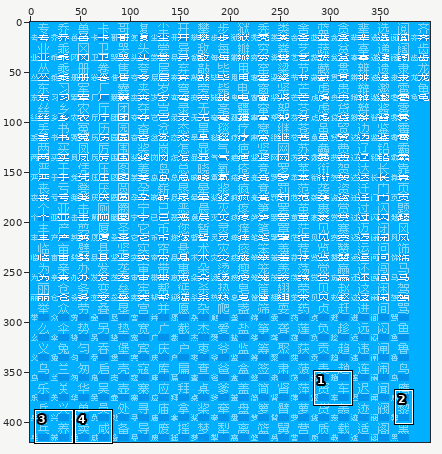
File history of a pixel-art file, Data/核心笑传之抄抄表——《现代汉语常用字表》常用字部分.ase. Above, an overview of the earlier version with the close-up marked.
Close-up. First the earlier version:
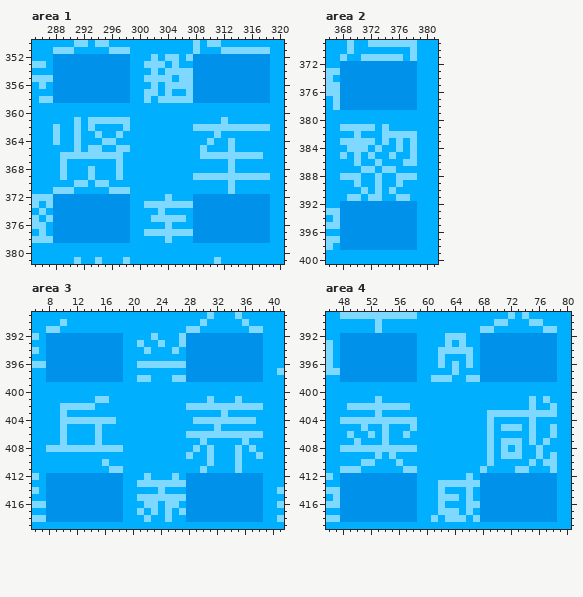
400x420 pixels, 1 frame. Colours within 5 levels of each other are drawn and written as one. Shown: area 1: x 285..320, y 350..381; area 2: x 366..381, y 369..400; area 3: x 6..41, y 389..419; area 4: x 46..80, y 389..419. The commit also changed other parts of the picture, which this record leaves out.
New version:
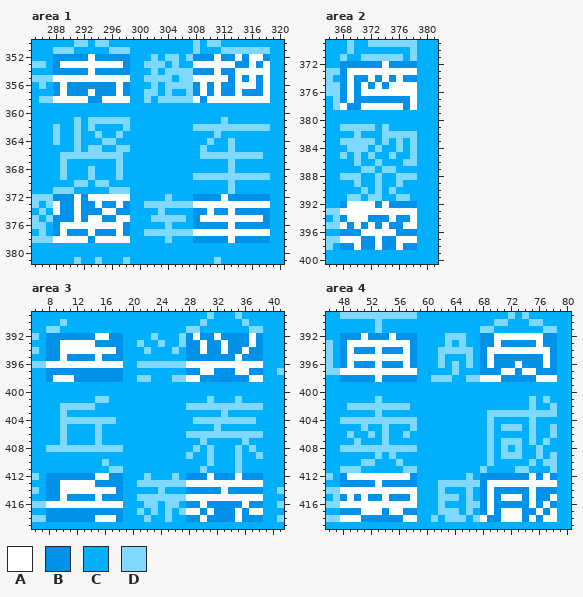
Palette (. is transparent): A #ffffff  B #0091ea  C #00b0ff  D #7ed8ff
From old to new:
Area 1, layer "字形层":
Colour B gives way to colour A in row 352 at x 293, 311, 314 and 316 to 317; in row 353 at x 289 to 297, 308 to 313, 316 and 318; in row 354 at x 293, 311 and 314 to 318; in row 355 at x 288 to 298, 308 to 312, 314, 316 and 318; in row 356 at x 289, 297, 309, 311, 314 to 316 and 318; in row 357 at x 289, 293, 297, 309, 311, 314 and 318.
Colour B gives way to colour A in row 358 at x 288 to 292, 295 to 298, 308 and 310 to 318; in row 372 at x 291, 293 to 298 and 312; in row 373 at x 288, 291, 294, 297 and 308 to 318; in row 374 at x 288, 291, 295 to 296, 310 and 313; in row 375 at x 291, 293 to 294, 297 to 298 and 309 to 317; in row 376 at x 289 to 297 and 313.
Colour B gives way to colour A in row 377 at x 289, 293, 297 and 308 to 318; in row 378 at x 288 to 292, 294 to 298 and 313.
Area 2, layer "字形层":
Colour B gives way to colour A in row 372 at x 374; in row 373 at x 369 to 378; in row 374 at x 369, 372, 374 and 376; in row 375 at x 369, 371, 373 and 375 to 378; in row 376 at x 369 and 371 to 378; in row 377 at x 369 and 378.
Colour B gives way to colour A in row 378 at x 368, 371 to 376 and 378; in row 392 at x 369 to 372 and 374; in row 393 at x 368 to 378; in row 394 at x 369 to 371, 375 and 378; in row 395 at x 368, 370, 372, 374 and 377 to 378; in row 396 at x 371 to 375.
Colour B gives way to colour A in row 397 at x 368 to 370, 373 and 376 to 378; in row 398 at x 370, 373 and 376.
Area 3, layer "字形层":
Colour B gives way to colour A in row 392 at x 15 to 16, 29, 32 and 37; in row 393 at x 10 to 14, 30, 33 and 37; in row 394 at x 10 to 17, 30, 33 and 36; in row 395 at x 10, 15 and 35; in row 396 at x 8 to 18 and 28 to 38; in row 397 at x 30 to 31 and 35 to 36.
Colour B gives way to colour A in row 398 at x 9 to 11, 28 to 29 and 37 to 38; in row 412 at x 15 to 16, 31 and 35; in row 413 at x 10 to 14 and 28 to 38; in row 414 at x 10 to 17 and 33; in row 415 at x 10, 15 and 28 to 38; in row 416 at x 8 to 18, 30 and 36.
Colour B gives way to colour A in row 417 at x 28 to 29, 31, 35 and 37 to 38; in row 418 at x 15 to 17, 30 and 35.
Area 4, layer "字形层":
Colour B gives way to colour A in row 392 at x 51, 55 and 70 to 76; in row 393 at x 49 to 57, 70 and 76; in row 394 at x 49, 53, 57 and 69 to 77; in row 395 at x 49 to 57, 69 and 77; in row 396 at x 49, 53, 57, 69, 73 and 77; in row 397 at x 48 to 58, 71 to 72 and 74 to 75.
Colour B gives way to colour A in row 398 at x 53, 68 to 70 and 76 to 78; in row 412 at x 49 to 57, 75 and 77; in row 413 at x 53 and 69 to 78; in row 414 at x 48 to 58, 69 and 75; in row 415 at x 49, 51, 54, 58, 69, 71 to 73, 75 and 78; in row 416 at x 48 to 58, 69, 75 and 77.
Colour B gives way to colour A in row 417 at x 51 to 53, 55 to 56, 69, 71 to 73, 76 and 78; in row 418 at x 48 to 50, 57 to 58, 68, 71 to 73, 75 and 77 to 78.
